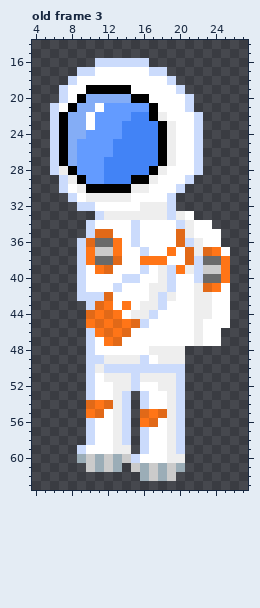
Two versions of one pixel-art file, assets/sprites/jumping_1.aseprite. The first picture shows the starting point.
32x64 pixels, 3 frames. Shown: old frame 3: x 4..27, y 14..63. The commit also changed other frames, which this record leaves out.
After the commit:
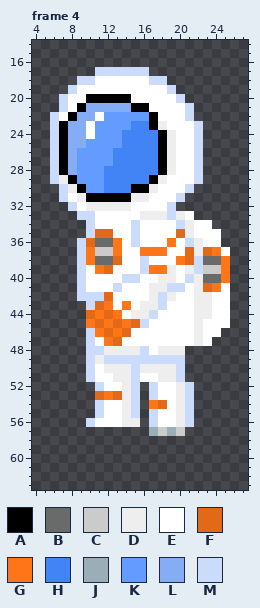
Palette (. is transparent): A #000000  B #696a6a  C #cbcbcb  D #eeeeee  E #ffffff  F #e16918  G #ff7517  H #4283f6  J #9badb7  K #639bff  L #84adf6  M #cbdbfc
A new or re-ordered frame is compared with the old frame closest to it.
Author's note on the commit: update jump animate
What changed:
frames 3 -> 6
Changed rows in their new state; - is an unchanged pixel.
Frame 4 is new; against old frame 3:
first column x 6:
16 -----......------
17 ---..MMMMMM..----
18 --.MM------MM.---
19 -.M-EEEEE----M.--
20 ---EAAAAAEE---M.-
21 .MEA-LLLLAAE-----
22 -EA-LE---KK-E--M.
23 --------K--ADE---
24 ----E------------
25 ---L---K---------
27 ------K----------
28 -AL--------HAD---
29 MDAK-----HHAD--EM
30 --DAKKHHHAAD--EM-
31 -MEDAAAAADD--EM--
32 --MEDDDDD-EEE----
33 ---MMEEEEE-------
36 -------------GE--
37 ----------GGGE---
38 ----------MEE-G--
39 -----------GGDE--
40 -------------D-MD
41 --------------M--
first column x 9:
47 ---------------.
48 --MDDDDME-------
49 --DMMMM-MMMM----
50 --EDDD-DDDD-----
51 ---E---EE-------
52 -.M-E--.MEEDM---
53 -.FGFDM.M-EDM---
54 -.MEEDM.GFEDM---
55 -.M-EDM.MEEDM---
56 ----EDD.M-EDM---
57 -.....-.JCJC----
58 -.....-.....----
59 ......-.....----
60 ............----
61 -....-......----
62 -------....-----
Pixel boxes of the changes (left, top, right, bottom) in both pictures:
changed: (50, 58, 203, 292)
changed: (77, 337, 221, 481)
